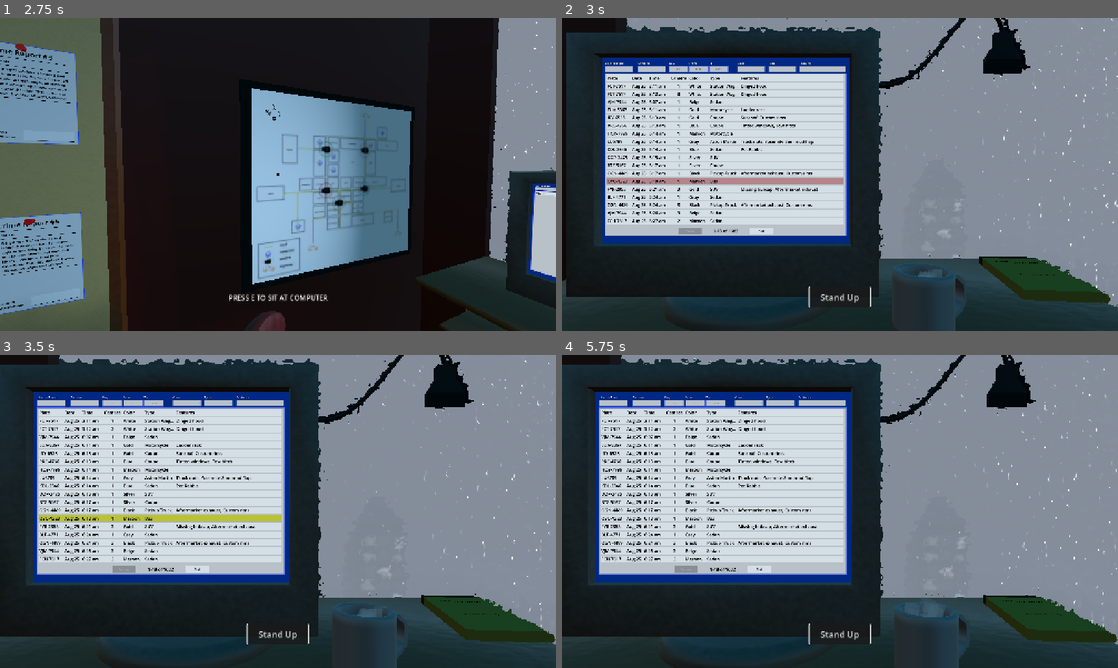
Above: before the commit, frames 1-4 (two rows, left to right).
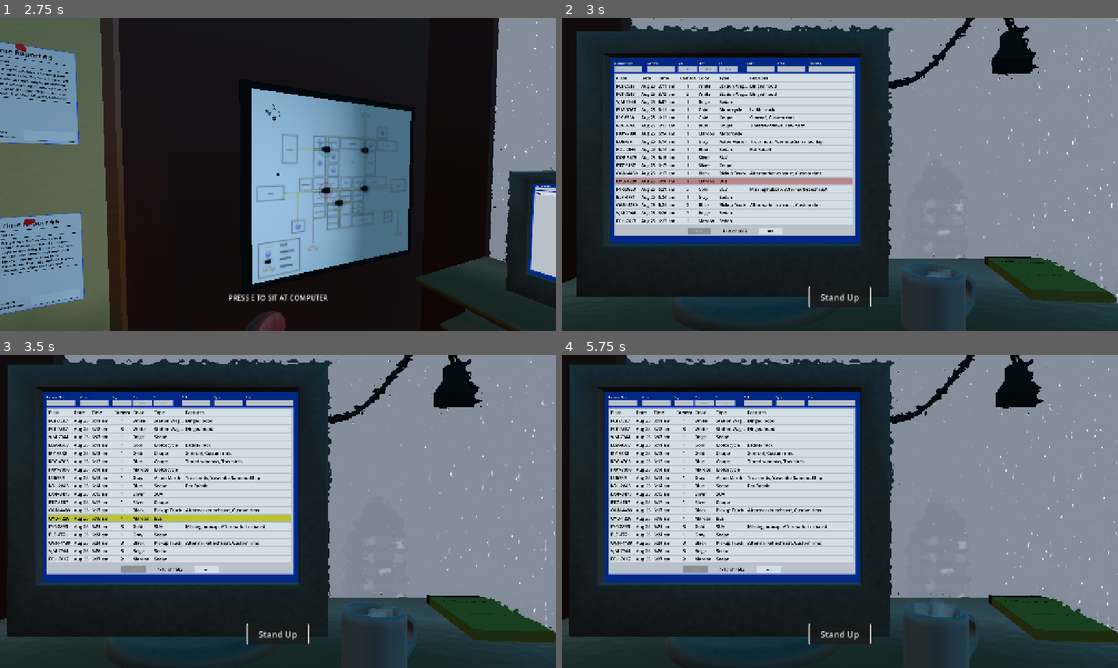
Above: after the commit, the same moments.

Repository: Ciph3rzer0/brackeys-2026.2-trust-no-one
Game: Godot game, scene res://scenes/city.tscn
Two runs of this game, one before a commit and one after it. Both use one fixed random seed, a clock stepped at 60 frames per second and the inputs below.
Inputs (mouse positions are in pixels of both pictures, inside the frame that each line leads up to):
- Up to frame 1 (2.75 s): tap Enter at 0.5 s; move the mouse to (400, 158) at 0.52 s; hold D (pc_right) 0.53-1.28 s; hold E (pc_interact) 0.53-1.28 s; click (400, 158) at 0.67 s; tap Space at 0.77, 1.07, 1.52, 1.82 s; move the mouse to (250, 174) at 1.27 s; hold W (pc_forward) from 1.28 s (still down); tap Ctrl at 1.35 s; move the mouse to (289, 168) at 2.02 s; hold Shift from 2.03 s (still down)
- Up to frame 2 (3 s): keep holding W (pc_forward); tap E (pc_interact) at 2.75, 2.85 s; move the mouse to (834, 180) at 2.77 s; release Shift at 2.78 s; click (834, 180) at 2.92 s
- Up to frame 3 (3.5 s): keep holding W (pc_forward); tap Space at 3.02, 3.32 s
- Up to frame 4 (5.75 s): move the mouse to (1006, 558) at 3.52 s; release W (pc_forward) at 3.53 s; hold A (pc_left) 3.53-4.25 s; hold Ctrl 3.53-4.25 s; tap Space at 3.77, 4.07 s; drag from (673, 464) to (756, 433) at 4.27 s; move the mouse to (867, 511) at 5.02 s; hold S (pc_back) from 5.03 s (still down); hold E (pc_interact) from 5.03 s (still down); click (867, 511) at 5.17 s

Frame 1 is identical in both runs. In frame 2, 12% of the frame differs, in the area x 0-100%, y 0-100%; in frame 3, 12%; in frame 4, 12%.

Commit message:
Adjust chair interaction to the left a touch (gives padding to the monitor)

Diff:
--- a/scenes/office.tscn
+++ b/scenes/office.tscn
@@ -4187,7 +4187,7 @@
 transform = Transform3D(1.4151126, 0, 0, 0, 1.4151126, 0, 0, 0, 1.4151126, 0.5436454, 2.1912403, -1.4963394)
 
 [node name="Chair Interaction" type="Area3D" parent="Gameplay" unique_id=292098836 groups=["InteractiveMount"]]
-transform = Transform3D(1.0000001, 0, 0, 0, 1.0000001, 0, 0, 0, 1.0000001, 2.046382, -1.8649222, 1.7275102)
+transform = Transform3D(1.0000001, 0, 0, 0, 1.0000001, 0, 0, 0, 1.0000001, 2.07, -1.865, 1.728)
 collision_layer = 0
 input_ray_pickable = false
 monitorable = false
